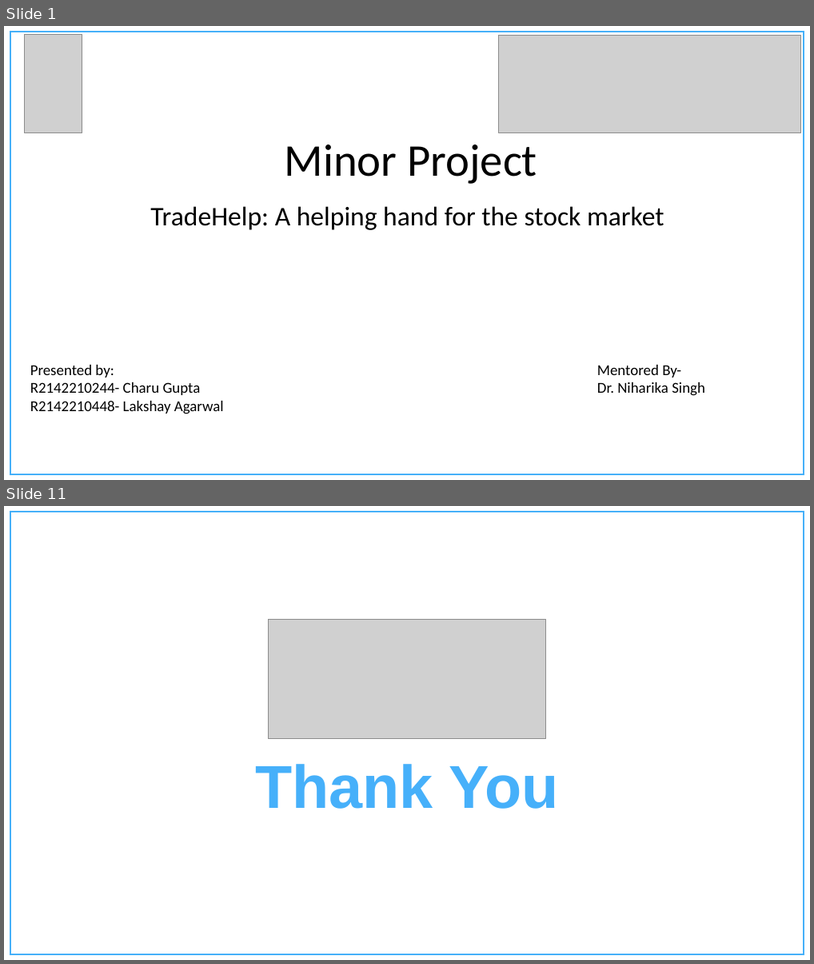
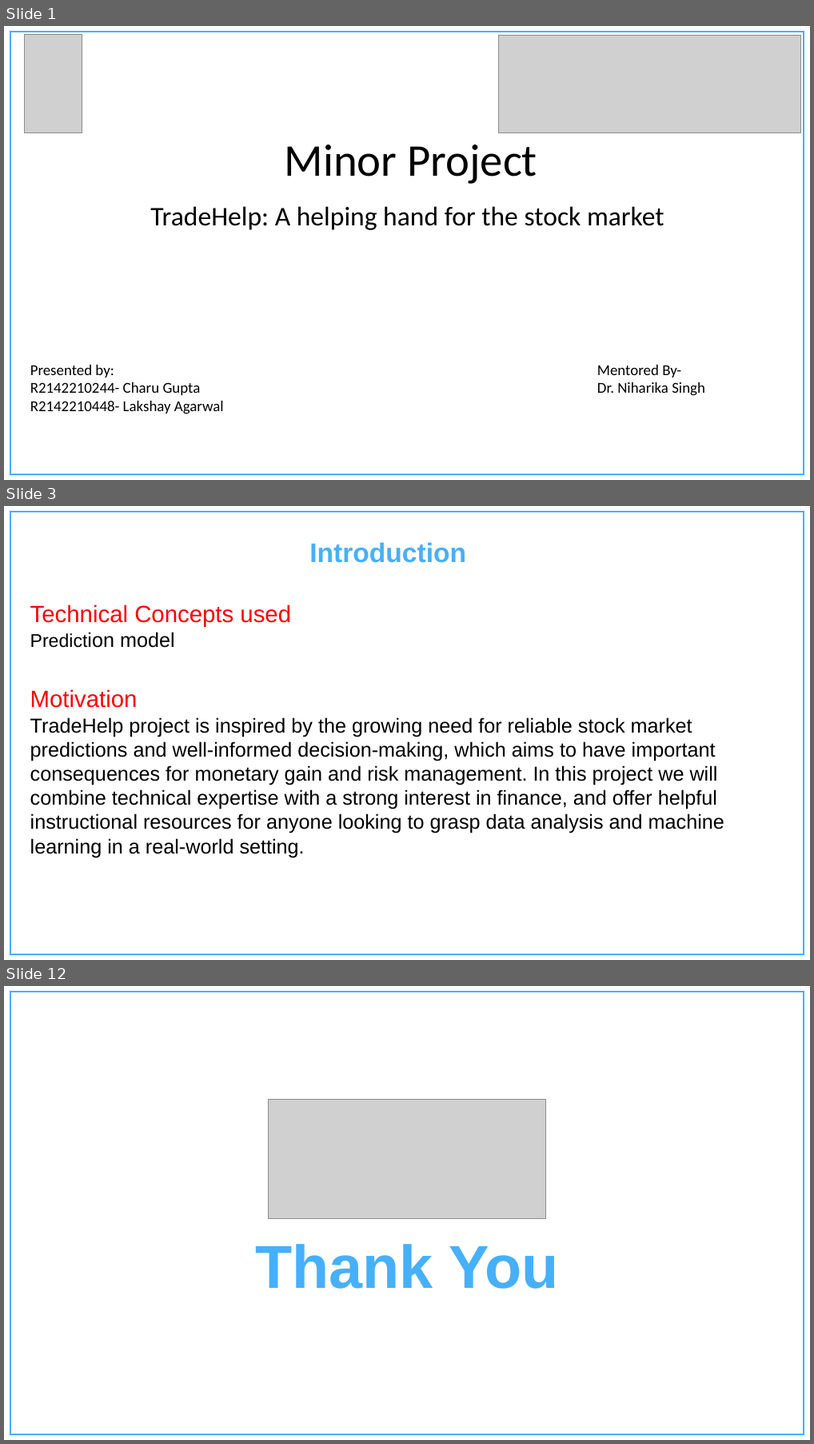
Before and after one commit to Charu-2718/TradeHelp, a slide deck: Documentation/1st presentation.pptx. Shown one above the other, each under a label of ours: slides 1 and 11 before the commit, slides 1, 3 and 12 after it; the slides between them are not shown. The pictures are 814x964 and 814x1444 pixels, drawn with LibreOffice and Linux fonts; fonts in the diff are those of the drawing; grey boxes stand for pictures; background and template pictures are left out. Boxes give left, top, right and bottom in pixels: in the first picture for what was removed or moved away, otherwise in the second. Text is boxed around its words. In the diff, an @@ line names an element or a change of style, - is before the commit and + after.

```diff
--- a/Documentation/1st presentation.pptx
+++ b/Documentation/1st presentation.pptx
@@ slide 3 added at [4,506,810,960], background #FFFFFF; not listed: 1 template element that a slide beside it also shows @@
@@ text added at [310,542,466,563], 32 pt, text #46B0FA, bold @@
+Introduction
@@ text added at [30,604,725,857], 24 pt, text #000000 @@
+Technical Concepts used
+Prediction model
+Motivation
+TradeHelp project is inspired by the growing need for reliable stock market predictions and well-informed decision-making, which aims to have important consequences for monetary gain and risk management. In this project we will combine technical expertise with a strong interest in finance, and offer helpful instructional resources for anyone looking to grasp data analysis and machine learning in a real-world setting.
@@ what was slide 11 is now slide 12 @@
```
Also in this commit, not shown: 6 slides changed, 3 other slides added, 3 slides removed.
